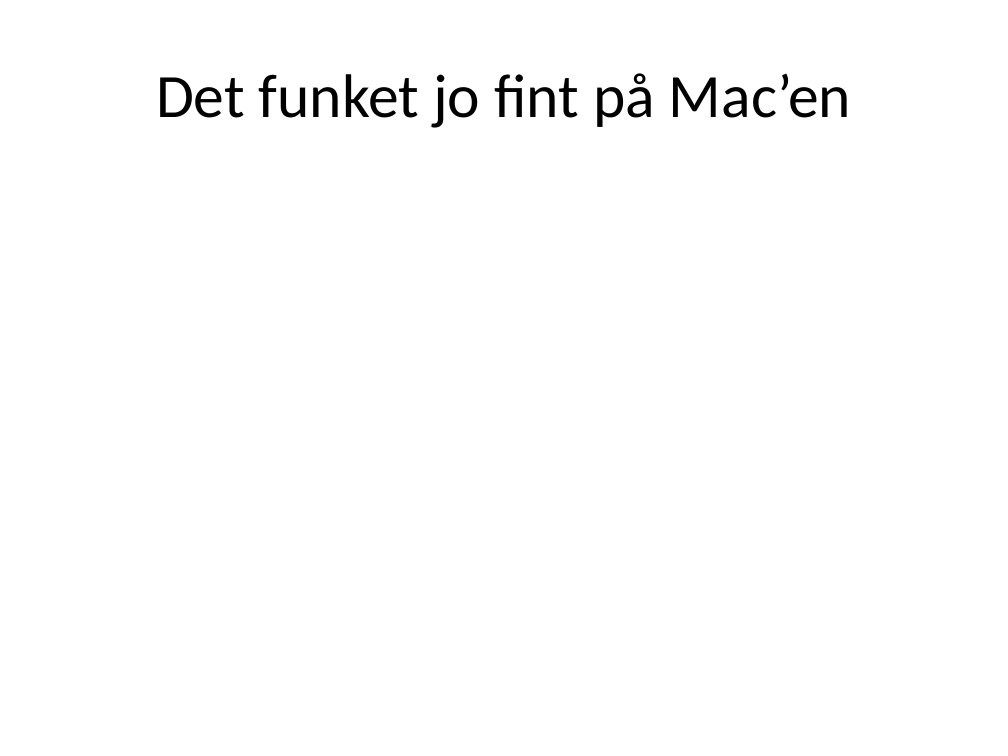
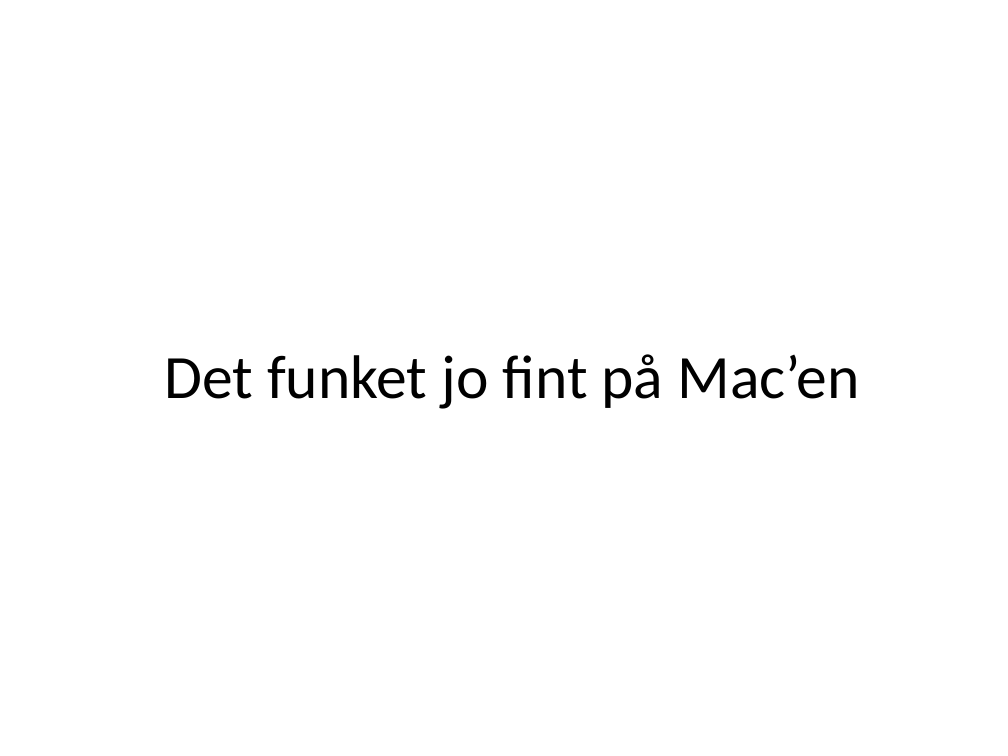
Before and after one commit to runepeter/camel-stuff, a slide deck: slide 17 of camel-spotting.pptx. Drawn at 1008x756 pixels with LibreOffice and Linux fonts; fonts in the diff are those of the drawing. Boxes give left, top, right and bottom in pixels: in the first picture for what was removed or moved away, otherwise in the second. Text is boxed around its words. In the diff, an @@ line names an element or a change of style, - is before the commit and + after.

```diff
--- a/camel-spotting.pptx
+++ b/camel-spotting.pptx
@@ title "Det funket jo fint på ...": place and size @@
-title "Det funket jo fint på ..." at box(156, 73, 851, 128)
+title "Det funket jo fint på ..." at box(164, 354, 859, 409)
```
Also in this commit, not shown: 12 other slides changed.
